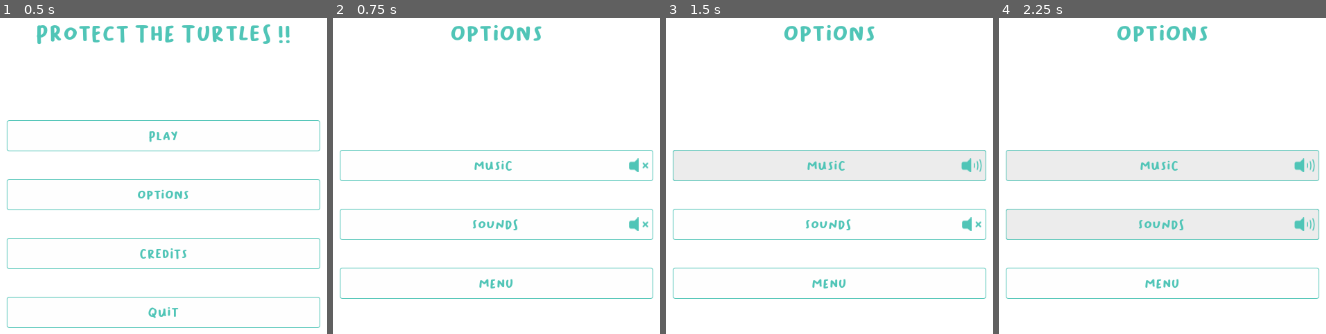
Above: before the commit, frames 1-4 (left to right).
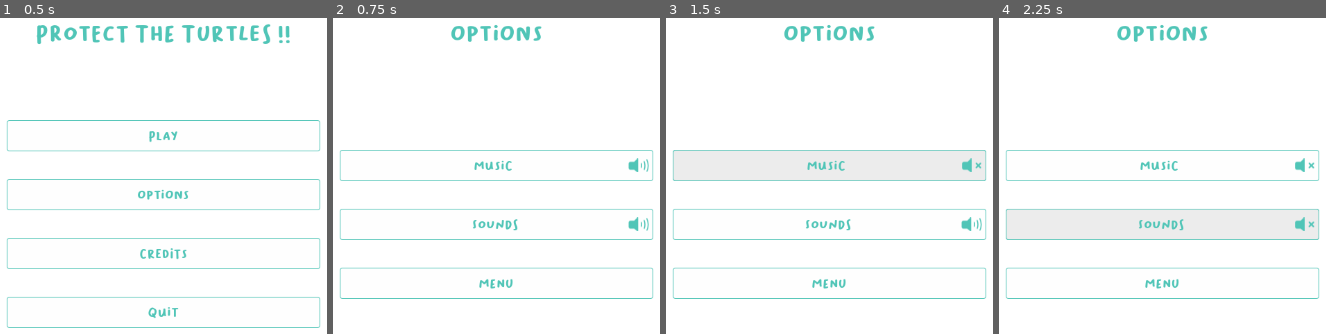
Above: after the commit, the same moments.

Repository: Mogadragos/protect-the-turtles-godot
Game: Godot game, scene res://Scenes/main_menu.tscn
Same seed, same stepped clock (60 frames per second), same inputs: the game is played once before the commit and once after it.
Inputs:
- Up to frame 1 (0.5 s): no input
- Up to frame 2 (0.75 s): click "Options" at 0.5 s
- Up to frame 3 (1.5 s): click "Music" at 1.25 s
- Up to frame 4 (2.25 s): click "Sounds" at 2 s

Frame 1 is identical in both runs. In frame 2, 0.2% of the frame differs, in the area x 90-97%, y 44-68%; in frame 3, 0.2%; in frame 4, 0.2%.
Error before the commit: Attempt to call function 'set_pressed_no_signal' in base 'null instance' on a null instance. (res://Scripts/options_menu.gd:4)

Commit message:
Fix options buttons issues

Diff:
--- a/Assets/UI/theme.tres
+++ b/Assets/UI/theme.tres
@@ -21,4 +21,5 @@
 CheckButton/icons/checked = ExtResource("2_osuau")
 CheckButton/icons/unchecked = ExtResource("3_wo3ne")
 CheckButton/styles/hover_pressed = ExtResource("1_v54yy")
+CheckButton/styles/pressed = ExtResource("2_xy7qg")
 Label/colors/font_color = Color(0.313726, 0.772549, 0.717647, 1)
--- a/Scenes/options_menu.tscn
+++ b/Scenes/options_menu.tscn
@@ -42,34 +42,35 @@
 text = "Options"
 horizontal_alignment = 1
 
-[node name="MarginContainer" type="MarginContainer" parent="MarginContainer/VBoxContainer"]
+[node name="Audio" type="MarginContainer" parent="MarginContainer/VBoxContainer"]
 layout_mode = 2
 size_flags_vertical = 3
 theme_override_constants/margin_left = 300
 theme_override_constants/margin_right = 300
 
-[node name="VBoxContainer" type="VBoxContainer" parent="MarginContainer/VBoxContainer/MarginContainer"]
+[node name="VBoxContainer" type="VBoxContainer" parent="MarginContainer/VBoxContainer/Audio"]
 layout_mode = 2
+size_flags_horizontal = 3
 size_flags_vertical = 6
 theme_override_constants/separation = 40
 
-[node name="MusicButton" type="CheckButton" parent="MarginContainer/VBoxContainer/MarginContainer/VBoxContainer"]
+[node name="MusicButton" type="CheckButton" parent="MarginContainer/VBoxContainer/Audio/VBoxContainer"]
 layout_mode = 2
 theme = ExtResource("1_ikhgt")
 text = "        Music"
 alignment = 1
 
-[node name="SfxButton" type="CheckButton" parent="MarginContainer/VBoxContainer/MarginContainer/VBoxContainer"]
+[node name="SfxButton" type="CheckButton" parent="MarginContainer/VBoxContainer/Audio/VBoxContainer"]
 layout_mode = 2
 theme = ExtResource("1_ikhgt")
 text = "         Sounds"
 alignment = 1
 
-[node name="MenuButton" type="Button" parent="MarginContainer/VBoxContainer/MarginContainer/VBoxContainer"]
+[node name="MenuButton" type="Button" parent="MarginContainer/VBoxContainer/Audio/VBoxContainer"]
 layout_mode = 2
 theme = ExtResource("1_ikhgt")
 text = "Menu"
 
-[connection signal="toggled" from="MarginContainer/VBoxContainer/MarginContainer/VBoxContainer/MusicButton" to="." method="_on_music_button_toggled"]
-[connection signal="toggled" from="MarginContainer/VBoxContainer/MarginContainer/VBoxContainer/SfxButton" to="." method="_on_sfx_button_toggled"]
-[connection signal="pressed" from="MarginContainer/VBoxContainer/MarginContainer/VBoxContainer/MenuButton" to="." method="_on_menu_button_pressed"]
+[connection signal="toggled" from="MarginContainer/VBoxContainer/Audio/VBoxContainer/MusicButton" to="." method="_on_music_button_toggled"]
+[connection signal="toggled" from="MarginContainer/VBoxContainer/Audio/VBoxContainer/SfxButton" to="." method="_on_sfx_button_toggled"]
+[connection signal="pressed" from="MarginContainer/VBoxContainer/Audio/VBoxContainer/MenuButton" to="." method="_on_menu_button_pressed"]
--- a/Scripts/options_menu.gd
+++ b/Scripts/options_menu.gd
@@ -1,8 +1,8 @@
 extends Control
 
 func _ready() -> void:
-	$MarginContainer/VBoxContainer/MarginContainer/VBoxContainer/MarginContainer/MusicButton.set_pressed_no_signal(!SoundFx.music_muted)
-	$MarginContainer/VBoxContainer/MarginContainer/VBoxContainer/MarginContainer2/SfxButton.set_pressed_no_signal(!SoundFx.sfx_muted)
+	$MarginContainer/VBoxContainer/Audio/VBoxContainer/MusicButton.set_pressed_no_signal(!SoundFx.music_muted)
+	$MarginContainer/VBoxContainer/Audio/VBoxContainer/SfxButton.set_pressed_no_signal(!SoundFx.sfx_muted)
 
 #region Buttons control
 
